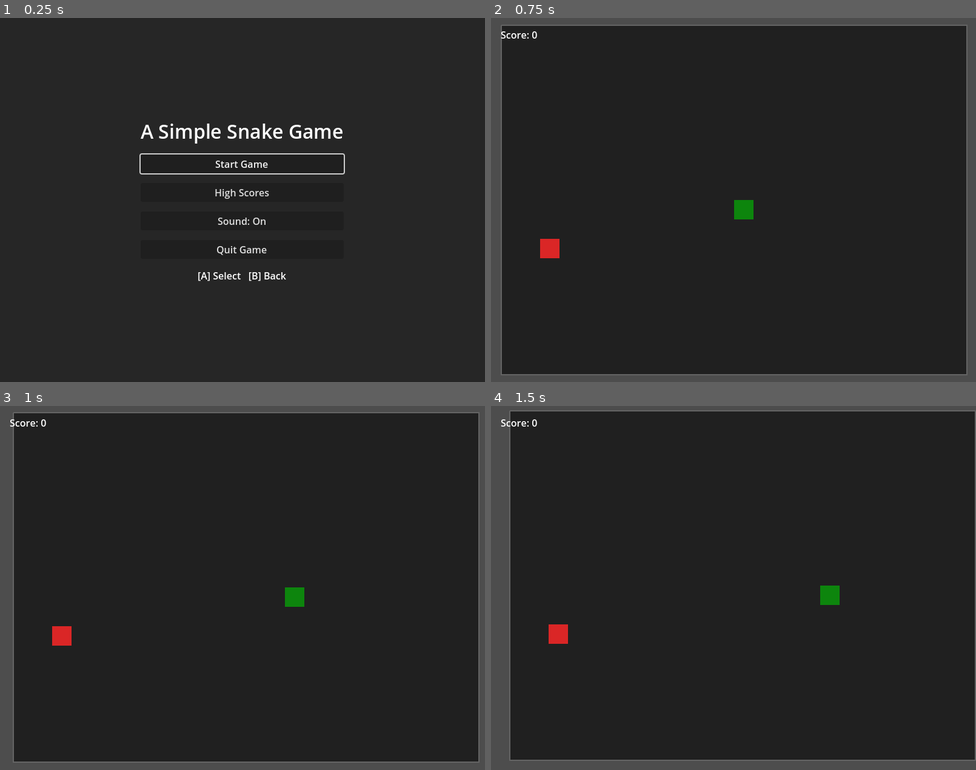
Above: before the commit, frames 1-4 (two rows, left to right).
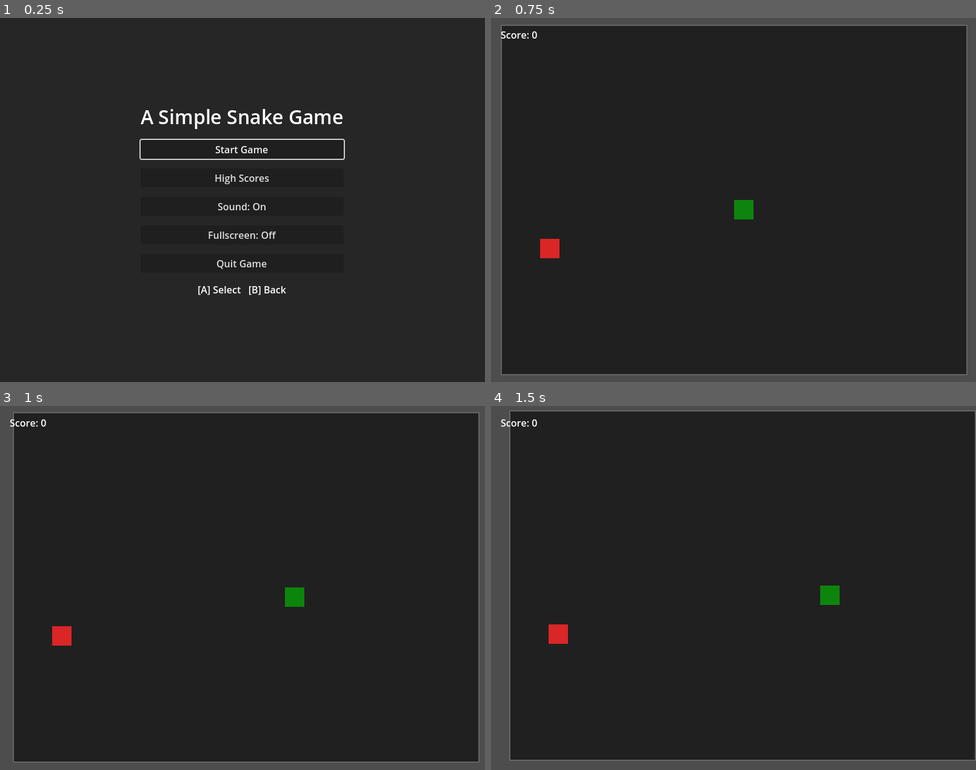
Above: after the commit, the same moments.

Repository: bluehexagons/snake2d
Game: Godot game, scene res://scenes/main/main.tscn
Two runs of this game, one before a commit and one after it. Both use one fixed random seed, a clock stepped at 60 frames per second and the inputs below.
Inputs (mouse positions are in pixels of both pictures, inside the frame that each line leads up to):
- Up to frame 1 (0.25 s): no input
- Up to frame 2 (0.75 s): click "Start Game" at 0.5 s
- Up to frame 3 (1 s): no input
- Up to frame 4 (1.5 s): move the mouse to (840, 569) at 1.27 s; hold Right (right) from 1.28 s (still down); click (840, 569) at 1.42 s

The runs differ from the first frame. In frame 1, 3.2% of the frame differs, in the area x 28-72%, y 25-77%; in frame 2, nothing differs; in frame 3, nothing differs; in frame 4, nothing differs.

Commit message:
(AI) Fullscreen toggle button

Diff:
--- a/scenes/main/main.gd
+++ b/scenes/main/main.gd
@@ -78,6 +78,12 @@
 	# Connect sound toggle buttons
 	var main_sound_button = main_menu.get_node("VBoxContainer/SoundButton")
 	main_sound_button.pressed.connect(_on_sound_toggled)
+
+	# Connect fullscreen toggle button
+	var fullscreen_button = main_menu.get_node("VBoxContainer/FullscreenButton")
+	fullscreen_button.pressed.connect(_on_fullscreen_toggled)
+	fullscreen_button.button_down.connect(AudioManager.play_click)
+	_update_fullscreen_button()
 
 	# Connect pause menu buttons
 	var pause_menu = $UILayer/PauseMenu
@@ -557,3 +563,15 @@
 	var text = "Sound: Off" if AudioManager.is_muted else "Sound: On"
 	$UILayer/MainMenu/VBoxContainer/SoundButton.text = text
 	$UILayer/PauseMenu/VBoxContainer/SoundButton.text = text
+
+func _on_fullscreen_toggled():
+	if DisplayServer.window_get_mode() == DisplayServer.WINDOW_MODE_FULLSCREEN:
+		DisplayServer.window_set_mode(DisplayServer.WINDOW_MODE_WINDOWED)
+	else:
+		DisplayServer.window_set_mode(DisplayServer.WINDOW_MODE_FULLSCREEN)
+	_update_fullscreen_button()
+
+func _update_fullscreen_button():
+	var is_fullscreen = DisplayServer.window_get_mode() == DisplayServer.WINDOW_MODE_FULLSCREEN
+	var button = $UILayer/MainMenu/VBoxContainer/FullscreenButton
+	button.text = "Fullscreen: " + ("On" if is_fullscreen else "Off")
--- a/scenes/ui/main_menu.tscn
+++ b/scenes/ui/main_menu.tscn
@@ -47,12 +47,18 @@
 [node name="SoundButton" type="Button" parent="VBoxContainer"]
 layout_mode = 2
 focus_neighbor_top = NodePath("../ScoresButton")
+focus_neighbor_bottom = NodePath("../FullscreenButton")
+text = "Sound: On"
+
+[node name="FullscreenButton" type="Button" parent="VBoxContainer"]
+layout_mode = 2
+focus_neighbor_top = NodePath("../SoundButton")
 focus_neighbor_bottom = NodePath("../QuitButton")
-text = "Sound: On"
+text = "Fullscreen: Off"
 
 [node name="QuitButton" type="Button" parent="VBoxContainer"]
 layout_mode = 2
-focus_neighbor_top = NodePath("../SoundButton")
+focus_neighbor_top = NodePath("../FullscreenButton")
 focus_neighbor_bottom = NodePath("../StartButton")
 text = "Quit Game"
 
